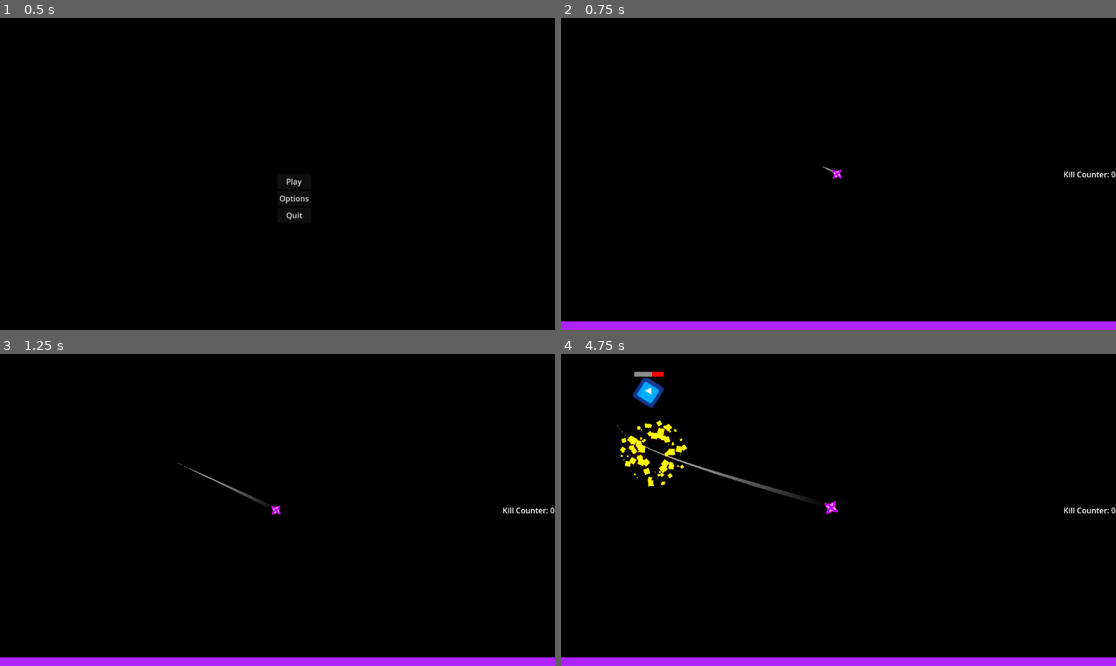
Above: before the commit, frames 1-4 (two rows, left to right).
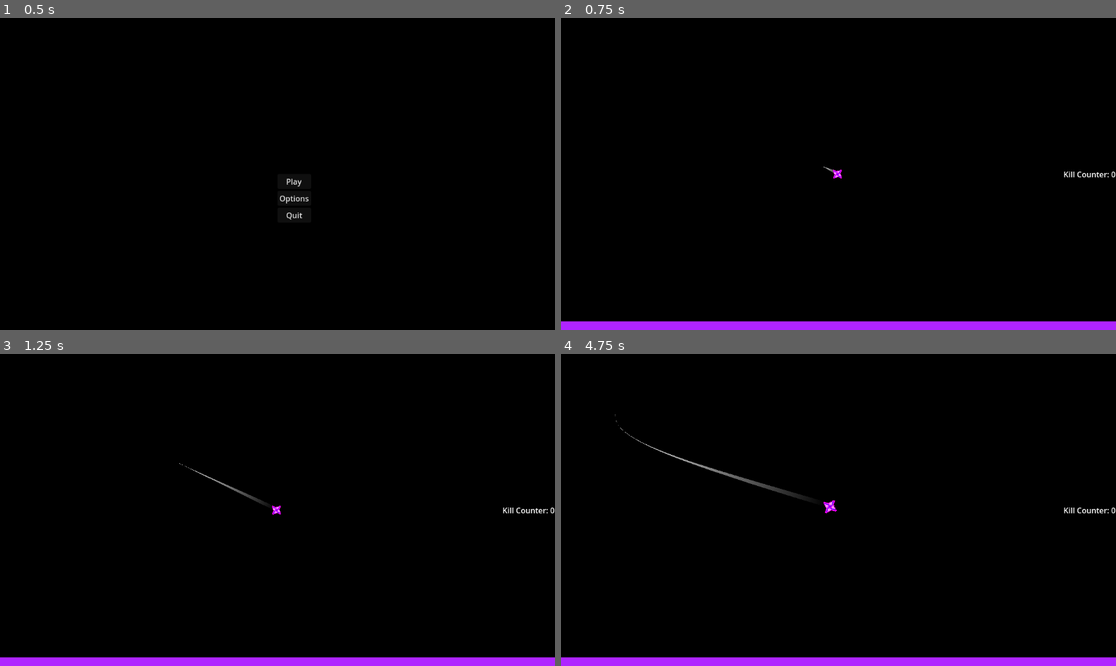
Above: after the commit, the same moments.

Repository: HazarBakir/void_blade
Game: Godot game, scene res://Scenes/main_menu.tscn
The game is run twice, just before and just after one commit, with the same random seed, the same clock (stepped at 60 frames per second) and the same inputs. The engine's default icon, where the game draws it, is replaced by a stand-in: a white triangle on a blue panel in a dark square.
Inputs (mouse positions are in pixels of both pictures, inside the frame that each line leads up to):
- Up to frame 1 (0.5 s): no input
- Up to frame 2 (0.75 s): click "Play" at 0.5 s
- Up to frame 3 (1.25 s): no input
- Up to frame 4 (4.75 s): move the mouse to (960, 494) at 1.27 s; press the mouse at (960, 494) at 1.28 s; move the mouse to (727, 525) at 2.02 s; release the mouse at (727, 525) at 2.03 s; click (727, 525) at 2.1 s; tap Enter at 2.75 s; move the mouse to (894, 441) at 2.77 s; press the mouse at (894, 441) at 2.78 s; move the mouse to (810, 572) at 3.52 s; release the mouse at (810, 572) at 3.53 s; click (810, 572) at 3.6 s; move the mouse to (1005, 556) at 4.27 s; press the mouse at (1005, 556) at 4.28 s

Frame 1 is identical in both runs. In frame 2, less than 0.1% of the frame differs, in the area x 47-51%, y 47-52%; in frame 3, less than 0.1%; in frame 4, 1.6%, in the area x 9-50%, y 5-52%.

Commit message:
bugfix: bullet shoot position change
after player moves to the same direction for a short time.

Diff:
--- a/Scenes/enemy_lvl_1_ranger.tscn
+++ b/Scenes/enemy_lvl_1_ranger.tscn
@@ -60,8 +60,7 @@
 texture = ExtResource("2_cvvx1")
 
 [node name="Muzzle-Shoot_Point" type="Marker2D" parent="Sprite2D"]
-position = Vector2(80, 0)
-scale = Vector2(6.66667, 6.66667)
+position = Vector2(88.2128, 0)
 
 [node name="Timer" type="Timer" parent="."]
 wait_time = 2.0
--- a/Scenes/enemy_spawner.tscn
+++ b/Scenes/enemy_spawner.tscn
@@ -6,7 +6,7 @@
 script = ExtResource("1_4l55s")
 
 [node name="Timer" type="Timer" parent="."]
-wait_time = 3.0
+wait_time = 0.629
 one_shot = true
 
 [connection signal="timeout" from="Timer" to="." method="_on_timer_timeout"]
--- a/Scripts/Enemy/enemy_spawner.gd
+++ b/Scripts/Enemy/enemy_spawner.gd
@@ -2,45 +2,55 @@
 
 @onready var spawn_timer: Timer = $Timer
 @onready var enemies_container: Node = get_tree().current_scene.get_node("enemies")
-var target: CharacterBody2D = null
+@onready var player: CharacterBody2D = get_tree().get_first_node_in_group("player")
 
 const ENEMY_SCENE = preload("res://Scenes/enemy_lvl_1_ranger.tscn")
 const MIN_SPAWN_TIME: float = 2.0
 const MAX_SPAWN_TIME: float = 5.0
-const SPAWN_OFFSET_RANGE: float = 150.0
+
+const SPAWN_RADIUS: float = 700.0
+const MIN_SPAWN_DISTANCE: float = 300.0
+
+const MAX_ENEMIES: int = 5
 
 func _ready() -> void:
-	_find_player()
-	_setup_spawn_timer()
+	setup_spawn_timer()
 
-func _setup_spawn_timer() -> void:
-	spawn_timer.one_shot = true
-	_start_random_spawn_timer()
+func setup_spawn_timer() -> void:
+	start_random_spawn_timer()
 
-func _start_random_spawn_timer() -> void:
+func start_random_spawn_timer() -> void:
 	var random_time = randf_range(MIN_SPAWN_TIME, MAX_SPAWN_TIME)
 	spawn_timer.wait_time = random_time
 	spawn_timer.start()
 
-func _spawn_enemy() -> void:
-	if not _can_spawn():
+func spawn_enemy() -> void:
+
+	if not can_spawn():
 		return
 
-	var enemy_instance = _create_enemy_instance()
+
+	check_and_manage_enemy_count()
+
+	var enemy_instance = create_enemy_instance()
 	if enemy_instance == null:
+		print("Failed to create enemy instance")
 		return
 
-	_position_enemy(enemy_instance)
-	_add_enemy_to_scene(enemy_instance)
-	_start_random_spawn_timer()
+	position_enemy_in_radius(enemy_instance)
+	add_enemy_to_scene(enemy_instance)
+	start_random_spawn_timer()
 
-func _can_spawn() -> bool:
-	return target.get_node("HealthComponent").is_alive and _is_enemies_container_valid()
+func can_spawn() -> bool:
+	var player_alive = player != null and player.get_node("HealthComponent").is_alive
+	var container_valid = is_enemies_container_valid()
 
-func _is_enemies_container_valid() -> bool:
+	return player_alive and container_valid
+
+func is_enemies_container_valid() -> bool:
 	return enemies_container != null and is_instance_valid(enemies_container)
 
-func _create_enemy_instance() -> Node:
+func create_enemy_instance() -> Node:
 	if ENEMY_SCENE == null:
 		push_error("Enemy scene failed to preload")
 		return null
@@ -52,28 +62,51 @@
 
 	return enemy_instance
 
-func _position_enemy(enemy_instance: Node) -> void:
-	enemy_instance.position = position + _get_random_offset()
+func position_enemy_in_radius(enemy_instance: Node) -> void:
+	enemy_instance.position = player.position + get_random_position_in_radius()
 
-func _get_random_offset() -> Vector2:
+func get_random_position_in_radius() -> Vector2:
+	var angle = randf() * 2 * PI
+	var distance = randf_range(MIN_SPAWN_DISTANCE, SPAWN_RADIUS)
+
 	return Vector2(
-		randf_range(-SPAWN_OFFSET_RANGE, SPAWN_OFFSET_RANGE),
-		randf_range(-SPAWN_OFFSET_RANGE, SPAWN_OFFSET_RANGE)
+		cos(angle) * distance,
+		sin(angle) * distance
 	)
 
-func _add_enemy_to_scene(enemy_instance: Node) -> void:
-	if not _is_enemies_container_valid():
+func add_enemy_to_scene(enemy_instance: Node) -> void:
+	if not is_enemies_container_valid():
 		push_error("Enemies container is not available")
 		enemy_instance.queue_free()
 		return
 
 	enemies_container.add_child(enemy_instance)
 
+func check_and_manage_enemy_count() -> void:
+	if not is_enemies_container_valid():
+		return
+
+	var current_enemy_count = enemies_container.get_child_count()
+
+	if current_enemy_count >= MAX_ENEMIES:
+		var enemies_to_kill = current_enemy_count - MAX_ENEMIES + 1
+		kill_oldest_enemies(enemies_to_kill)
+
+func kill_oldest_enemies(count: int) -> void:
+	if not is_enemies_container_valid():
+		return
+
+	var enemies = enemies_container.get_children()
+
+	for i in range(min(count, enemies.size())):
+		var enemy = enemies[i]
+		if enemy != null and is_instance_valid(enemy):
+			if enemy.has_method("on_death"):
+				enemy.on_death()
+				print("enemy died")
+			else:
+				enemy.queue_free()
+
 func _on_timer_timeout() -> void:
-	if target.get_node("HealthComponent").is_alive:
-		_spawn_enemy()
-
-func _find_player() -> void:
-	var player = get_tree().get_nodes_in_group("player")
-	if player.size() > 0:
-		target = player[0] as CharacterBody2D
+	if player != null and player.get_node("HealthComponent").is_alive:
+		spawn_enemy()
--- a/Scripts/enemy/bullet.gd
+++ b/Scripts/enemy/bullet.gd
@@ -2,15 +2,16 @@
 @onready var animated_sprite: AnimatedSprite2D = $AnimatedSprite2D
 
 var damage: float = 10.0
-var speed: float = 500.0
+var speed: float = 290.0
 var target: CharacterBody2D
 var direction: Vector2 = Vector2.ZERO
 var follow_target: bool = true
 
 func _ready() -> void:
 	add_to_group("bullets")
+	global_position = get_parent().global_position
 	setup_follow_timer()
-	scale = Vector2(1.3, 1.3)
+	scale = Vector2(0.8, 0.8)
 
 func _physics_process(delta: float) -> void:
 	if follow_target:
--- a/Scripts/enemy/enemy.gd
+++ b/Scripts/enemy/enemy.gd
@@ -5,7 +5,6 @@
 @onready var game_scene = get_node("/root/game_scene")
 @onready var shoot_timer: Timer = $Timer
 @onready var sprite: Sprite2D = $Sprite2D
-@onready var muzzle_point = $"Sprite2D/Muzzle-Shoot_Point"
 
 const BULLET_SCENE = preload("res://scenes/bullet.tscn")
 
@@ -106,7 +105,7 @@
 	if not can_shoot or target == null:
 		return false
 
-	var distance_to_player = global_position.distance_to(target.global_position)
+	var distance_to_player = sprite.global_position.distance_to(target.global_position)
 	if distance_to_player > PLAYER_DISTANCE_THRESHOLD:
 		return false
 	return true
@@ -122,9 +121,9 @@
 	if bullet_instance == null:
 		return
 
-	bullet_instance.global_transform = muzzle_point.global_transform
+	bullet_instance.global_position = $"Sprite2D/Muzzle-Shoot_Point".global_position
 	bullet_instance.target = target
-	game_scene.add_child(bullet_instance)
+	add_child(bullet_instance)
 	_apply_recoil()
 	_apply_shoot_cooldown()
 
--- a/scenes/bullet.tscn
+++ b/scenes/bullet.tscn
@@ -1,8 +1,8 @@
 [gd_scene load_steps=12 format=3 uid="uid://by4phb5t6b52f"]
 
-[ext_resource type="Script" uid="uid://bxembtdwqs3e5" path="res://Scripts/enemy/bullet.gd" id="1_oduel"]
-[ext_resource type="PackedScene" uid="uid://ccme6x75ia77x" path="res://scenes/bullet_particle.tscn" id="2_6afsh"]
-[ext_resource type="PackedScene" uid="uid://c0gq8trldftv0" path="res://scenes/Components/HitboxComponent.tscn" id="2_odot3"]
+[ext_resource type="Script" uid="uid://bxembtdwqs3e5" path="res://Scripts/Enemy/bullet.gd" id="1_oduel"]
+[ext_resource type="PackedScene" uid="uid://ccme6x75ia77x" path="res://Scenes/bullet_particle.tscn" id="2_6afsh"]
+[ext_resource type="PackedScene" uid="uid://c0gq8trldftv0" path="res://Scenes/Components/HitboxComponent.tscn" id="2_odot3"]
 [ext_resource type="Texture2D" uid="uid://bgg4c6xlw04r1" path="res://Sprites/All_Fire_Bullet_Pixel_16x16_01.png" id="2_ycag2"]
 
 [sub_resource type="RectangleShape2D" id="RectangleShape2D_y25gk"]
@@ -52,6 +52,7 @@
 }]
 
 [node name="Bullet" type="Area2D"]
+show_behind_parent = true
 script = ExtResource("1_oduel")
 
 [node name="HitboxComponent" parent="." instance=ExtResource("2_odot3")]
--- a/scenes/game_scene.tscn
+++ b/scenes/game_scene.tscn
@@ -10,8 +10,7 @@
 glow_enabled = true
 glow_normalized = true
 glow_intensity = 2.6
-glow_strength = 1.45
-glow_bloom = 0.1
+glow_strength = 1.2
 glow_blend_mode = 1
 glow_hdr_threshold = 0.7
 glow_hdr_scale = 4.0
@@ -27,23 +26,10 @@
 position = Vector2(-2, 0)
 motion_mode = 1
 
-[node name="spawners" type="Node" parent="."]
+[node name="enemy_spawner" parent="." instance=ExtResource("4_fiftr")]
+position = Vector2(-795.334, 0)
 
-[node name="enemy_spawner3" parent="spawners" instance=ExtResource("4_fiftr")]
-position = Vector2(-810, 0)
-scale = Vector2(1.01844, 1)
-
-[node name="enemy_spawner4" parent="spawners" instance=ExtResource("4_fiftr")]
-position = Vector2(2.42815e-07, -879)
-scale = Vector2(1.01844, 1)
-
-[node name="enemy_spawner5" parent="spawners" instance=ExtResource("4_fiftr")]
-position = Vector2(973, 0)
-scale = Vector2(1.01844, 1)
-
-[node name="enemy_spawner6" parent="spawners" instance=ExtResource("4_fiftr")]
-position = Vector2(0, 615)
-scale = Vector2(1.01844, 1)
+[node name="bullets" type="Node" parent="."]
 
 [node name="enemies" type="Node" parent="."]
 
--- a/scenes/player.tscn
+++ b/scenes/player.tscn
@@ -8,8 +8,8 @@
 [ext_resource type="Texture2D" uid="uid://dqc05wfbxssga" path="res://Sprites/All_Fire_Bullet_Pixel_16x16_05.png" id="5_8erm5"]
 [ext_resource type="PackedScene" uid="uid://44magkyc6d5o" path="res://Scenes/healthbar.tscn" id="8_8erm5"]
 
-[sub_resource type="RectangleShape2D" id="RectangleShape2D_8erm5"]
-size = Vector2(12.1053, 12.6316)
+[sub_resource type="CircleShape2D" id="CircleShape2D_3smsa"]
+radius = 4.21053
 
 [sub_resource type="CircleShape2D" id="CircleShape2D_qhqgy"]
 radius = 3.68421
@@ -107,8 +107,8 @@
 health_component = NodePath("../HealthComponent")
 
 [node name="CollisionPolygon2D" type="CollisionShape2D" parent="HitboxComponent"]
-position = Vector2(-1.31579, -2.50967e-07)
-shape = SubResource("RectangleShape2D_8erm5")
+position = Vector2(-1.05263, 0)
+shape = SubResource("CircleShape2D_3smsa")
 
 [node name="CollisionShape2D" type="CollisionShape2D" parent="."]
 shape = SubResource("CircleShape2D_qhqgy")
@@ -123,7 +123,7 @@
 script = ExtResource("2_x3wgy")
 
 [node name="Sprite2D" type="AnimatedSprite2D" parent="."]
-position = Vector2(-0.526316, 0)
+position = Vector2(0, 2.5411e-21)
 rotation = 1.57079
 scale = Vector2(0.85, 0.85)
 sprite_frames = SubResource("SpriteFrames_ukyrk")
